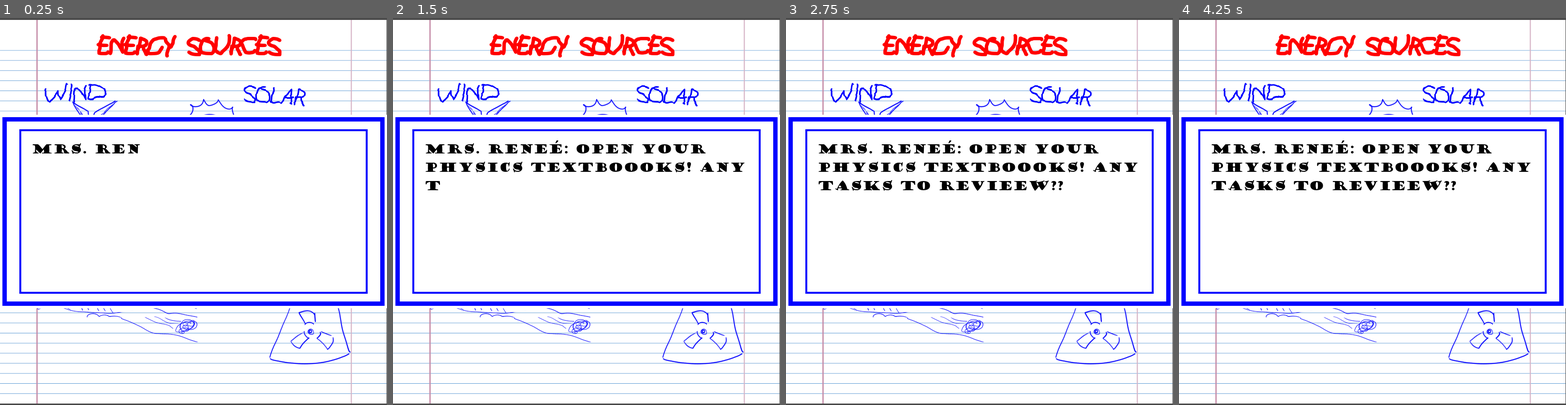
Above: before the commit, frames 1-4 (left to right).
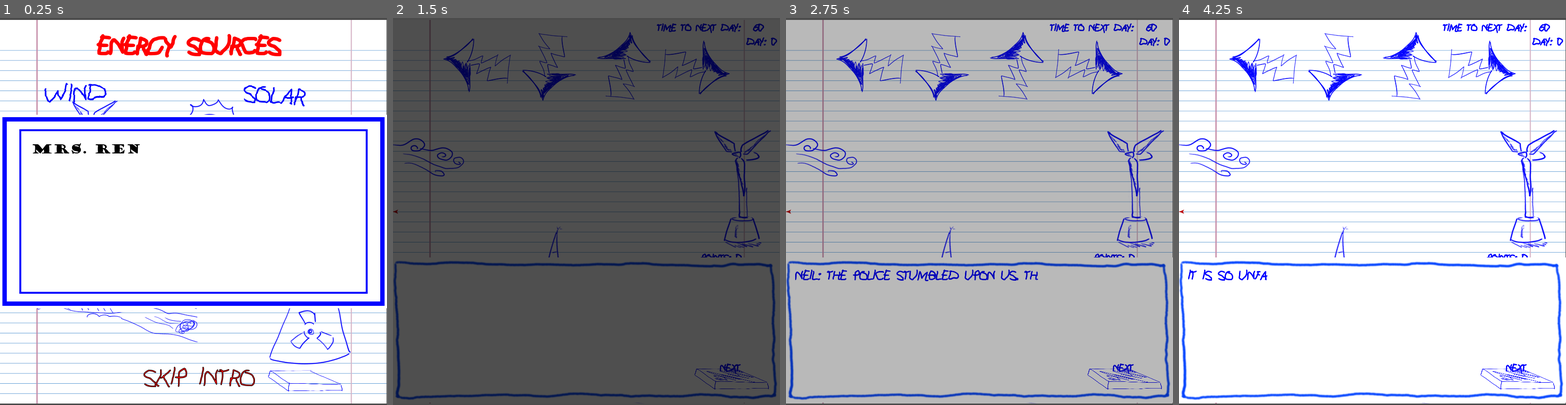
Above: after the commit, the same moments.

Repository: Hackerspace-IFUSP/Gogodot-Jam-2
Game: Godot game, scene res://Scenes/Intro.tscn
The game is run twice, just before and just after one commit, with the same random seed, the same clock (stepped at 60 frames per second) and the same inputs.
Inputs (mouse positions are in pixels of both pictures, inside the frame that each line leads up to):
- Up to frame 1 (0.25 s): no input
- Up to frame 2 (1.5 s): click (694, 377) at 0.5 s, where only the run after the commit has a clickable "Skip intro"; click (725, 374) at 1.25 s, where only the run after the commit has a clickable "Next"
- Up to frame 3 (2.75 s): click (1118, 374) at 2 s, where only the run after the commit has a clickable "Next"
- Up to frame 4 (4.25 s): tap Enter (ui_accept) at 2.75, 3.02, 3.77 s; hold Right (ui_right) 2.78-3.53 s; hold Down (ui_down) from 3.53 s (still down)

The runs differ from the first frame. In frame 1, 0.5% of the frame differs, in the area x 37-89%, y 90-97%; in frame 2, 99%, in the area x 0-100%, y 0-100%; in frame 3, 99%; in frame 4, 19%.

Commit message:
some polish

Diff:
--- a/Scenes/Game.tscn
+++ b/Scenes/Game.tscn
@@ -12,8 +12,10 @@
 [ext_resource path="res://Scenes/Hydroelectric.tscn" type="PackedScene" id=10]
 [ext_resource path="res://Scenes/Reactor.tscn" type="PackedScene" id=11]
 [ext_resource path="res://Scenes/Solar_panel.tscn" type="PackedScene" id=12]
+[ext_resource path="res://music/8bit-Bossa.ogg" type="AudioStream" id=13]
 [ext_resource path="res://Scripts/Diolog.gd" type="Script" id=14]
 [ext_resource path="res://Sprites/Objects/Text_box_kid.png" type="Texture" id=15]
+[ext_resource path="res://music/ping_pong_8bit_beeep.ogg" type="AudioStream" id=16]
 
 [sub_resource type="DynamicFont" id=15]
 size = 24
@@ -435,6 +437,7 @@
 
 [node name="City" parent="FNF" instance=ExtResource( 1 )]
 position = Vector2( 352, 622 )
+frame = 0
 
 [node name="Turbine" parent="FNF" instance=ExtResource( 7 )]
 position = Vector2( 715, 346 )
@@ -457,6 +460,9 @@
 [node name="left_timer" type="Timer" parent="FNF/Notes/Left"]
 wait_time = 0.05
 
+[node name="AudioStreamPlayer" type="AudioStreamPlayer" parent="FNF/Notes/Left"]
+stream = ExtResource( 16 )
+
 [node name="Down" type="Sprite" parent="FNF/Notes"]
 position = Vector2( 325, 100 )
 scale = Vector2( 0.3, 0.3 )
@@ -471,6 +477,10 @@
 
 [node name="down_timer" type="Timer" parent="FNF/Notes/Down"]
 wait_time = 0.05
+
+[node name="AudioStreamPlayer" type="AudioStreamPlayer" parent="FNF/Notes/Down"]
+stream = ExtResource( 16 )
+pitch_scale = 2.0
 
 [node name="Up" type="Sprite" parent="FNF/Notes"]
 position = Vector2( 475, 100 )
@@ -488,6 +498,10 @@
 [node name="up_timer" type="Timer" parent="FNF/Notes/Up"]
 wait_time = 0.05
 
+[node name="AudioStreamPlayer" type="AudioStreamPlayer" parent="FNF/Notes/Up"]
+stream = ExtResource( 16 )
+pitch_scale = 1.25
+
 [node name="Right" type="Sprite" parent="FNF/Notes"]
 position = Vector2( 625, 100 )
 rotation = -1.5708
@@ -505,6 +519,10 @@
 [node name="right_timer" type="Timer" parent="FNF/Notes/Right"]
 wait_time = 0.05
 
+[node name="AudioStreamPlayer" type="AudioStreamPlayer" parent="FNF/Notes/Right"]
+stream = ExtResource( 16 )
+pitch_scale = 1.5
+
 [node name="timers" type="Node" parent="FNF"]
 
 [node name="timer_l" type="Timer" parent="FNF/timers"]
@@ -518,7 +536,7 @@
 [node name="Wind" parent="FNF" instance=ExtResource( 5 )]
 position = Vector2( 77, 286 )
 scale = Vector2( 0.4, 0.4 )
-frame = 0
+frame = 3
 
 [node name="Killzone" type="Area2D" parent="FNF"]
 position = Vector2( -1, 2 )
@@ -875,6 +893,32 @@
 custom_colors/font_color = Color( 0, 0, 1, 1 )
 custom_fonts/font = SubResource( 15 )
 text = "Day: 0"
+__meta__ = {
+"_edit_use_anchors_": false
+}
+
+[node name="TimeLeft2" type="Label" parent="HUD"]
+margin_left = 546.0
+margin_top = 9.0
+margin_right = 719.0
+margin_bottom = 42.0
+custom_colors/font_color = Color( 0, 0, 1, 1 )
+custom_fonts/font = SubResource( 15 )
+text = "time to next day:"
+align = 1
+__meta__ = {
+"_edit_use_anchors_": false
+}
+
+[node name="TimeLeft" type="Label" parent="HUD"]
+margin_left = 669.0
+margin_top = 9.0
+margin_right = 842.0
+margin_bottom = 42.0
+custom_colors/font_color = Color( 0, 0, 1, 1 )
+custom_fonts/font = SubResource( 15 )
+text = "[60]"
+align = 1
 __meta__ = {
 "_edit_use_anchors_": false
 }
@@ -951,6 +995,10 @@
 pause_mode = 2
 anims/RESET = SubResource( 25 )
 anims/event = SubResource( 26 )
+
+[node name="Bkg" type="AudioStreamPlayer" parent="."]
+stream = ExtResource( 13 )
+autoplay = true
 
 [connection signal="area_shape_entered" from="FNF/Notes/Left/area" to="." method="_on_area_area_shape_entered"]
 [connection signal="timeout" from="FNF/Notes/Left/left_timer" to="." method="_on_left_timer_timeout"]
--- a/Scenes/Intro.tscn
+++ b/Scenes/Intro.tscn
@@ -9,6 +9,7 @@
 [ext_resource path="res://Sprites/Objects/reactor0000.png" type="Texture" id=7]
 [ext_resource path="res://Sprites/Objects/sun0000.png" type="Texture" id=8]
 [ext_resource path="res://Dialog_system/fonts/GOUDYSTO.TTF" type="DynamicFontData" id=9]
+[ext_resource path="res://Scenes/Button.tscn" type="PackedScene" id=10]
 
 [sub_resource type="DynamicFont" id=16]
 size = 60
@@ -211,4 +212,23 @@
 anims/RESET = SubResource( 19 )
 anims/event = SubResource( 20 )
 
+[node name="Skip" parent="." instance=ExtResource( 10 )]
+margin_top = 698.0
+margin_bottom = 790.0
+
+[node name="Wind6" type="Label" parent="Skip"]
+margin_left = -295.0
+margin_right = 47.0
+margin_bottom = 100.0
+custom_colors/font_color = Color( 1, 0, 0, 1 )
+custom_colors/font_outline_modulate = Color( 0, 0, 0, 1 )
+custom_fonts/font = SubResource( 16 )
+text = "Skip intro"
+align = 1
+valign = 1
+__meta__ = {
+"_edit_use_anchors_": false
+}
+
 [connection signal="timeout" from="Diolog/Control/dialogue_timer" to="Diolog" method="_on_dialogue_timer_timeout"]
+[connection signal="pressed" from="Skip" to="Diolog" method="_on_Skip_pressed"]
--- a/Scripts/Diolog_intro.gd
+++ b/Scripts/Diolog_intro.gd
@@ -90,3 +90,9 @@
 
 func _on_Next_pressed():
 	button = pressed
+
+
+
+
+func _on_Skip_pressed():
+	get_tree().change_scene("res://Scenes/Game.tscn")
--- a/Scripts/Game.gd
+++ b/Scripts/Game.gd
@@ -3,6 +3,8 @@
 var note = preload("res://Scenes/Note.tscn")
 onready var ok = preload("res://Scenes/Ok.tscn")
 var points = 0
+
+
 
 enum{ready,paused}
 var status = ready
@@ -32,9 +34,17 @@
 	$FNF/timers/timer_u.start()
 	$FNF/timers/timer_r.start()
 ####################
+	$HUD/TimeLeft.text = str(int($FNF/ready_timer.time_left) + 1)
+
 
 
 func _process(delta):
+
+################# timer
+	$HUD/TimeLeft.text = str(int($FNF/ready_timer.time_left) + 1)
+
+
+
 
 ####FNF Process####
 
@@ -52,6 +62,7 @@
 		$FNF/Notes/Left/area/shape.disabled = false
 		$FNF/Notes/Left/left_timer.start()
 		$FNF/Notes/Left.scale += Vector2(.1,.1)
+		$FNF/Notes/Left/AudioStreamPlayer.play()
 		points -= 5
 	if $FNF/Notes/Left.scale != Vector2(.3,.3):
 		$FNF/Notes/Left.scale -= Vector2(.01,.01)
@@ -62,6 +73,7 @@
 		$FNF/Notes/Down/area/shape.disabled = false
 		$FNF/Notes/Down/down_timer.start()
 		$FNF/Notes/Down.scale += Vector2(.1,.1)
+		$FNF/Notes/Down/AudioStreamPlayer.play()
 		points -= 5
 	if $FNF/Notes/Down.scale != Vector2(.3,.3):
 		$FNF/Notes/Down.scale -= Vector2(.01,.01)
@@ -72,6 +84,7 @@
 		$FNF/Notes/Up/area/shape.disabled = false
 		$FNF/Notes/Up/up_timer.start()
 		$FNF/Notes/Up.scale += Vector2(.1,.1)
+		$FNF/Notes/Up/AudioStreamPlayer.play()
 		points -= 5
 	if $FNF/Notes/Up.scale != Vector2(.3,.3):
 		$FNF/Notes/Up.scale -= Vector2(.01,.01)
@@ -82,6 +95,7 @@
 		$FNF/Notes/Right/area/shape.disabled = false
 		$FNF/Notes/Right/right_timer.start()
 		$FNF/Notes/Right.scale += Vector2(.1,.1)
+		$FNF/Notes/Right/AudioStreamPlayer.play()
 		points -= 5
 	if $FNF/Notes/Right.scale != Vector2(.3,.3):
 		$FNF/Notes/Right.scale -= Vector2(.01,.01)
@@ -98,7 +112,7 @@
 
 func _on_area_area_shape_entered(area_rid, area, area_shape_index, local_shape_index):
 	if area.is_in_group("note"):
-		points += 10
+		points += 15
 		var correct = ok.instance()
 		correct.global_position = area.global_position
 		add_child(correct)
@@ -191,6 +205,7 @@
 		nt.global_position = Vector2(175,880)
 		nt.key = nt.left_key
 		nt.rotation_degrees = 90
+
 		add_child(nt)
 		if level == level_1:
 			$FNF/timers/timer_l.wait_time = rand_range(2,3.5)
@@ -281,5 +296,6 @@
 	$Next_day/transition.play("event")
 	$Next_day/Report/Total.text = str("Total: ", coin)
 	$Menu/Money.text = str("Cashcoin: ", coin)
-
-####################
+	$FNF/Notes.modulate = Color(1,1,1,0)
+
+####################
Not shown: 1 places in Scenes/Game.tscn that only renumber resources
Not shown: 1 places in Scenes/Intro.tscn that only renumber resources
Not shown, removed: html/index.apple-touch-icon.png.import
Not shown, removed: html/index.icon.png.import
Not shown, removed: html/index.png.import
Not shown, added: music/8bit-Bossa.ogg.import
Not shown, added: music/ping_pong_8bit_beeep.ogg.import
Not shown, changed: html/html.zip
Not shown, changed: html/index.html
Not shown, changed: html/index.pck
Not shown, added: music/8bit-Bossa.ogg
Not shown, added: music/ping_pong_8bit_beeep.ogg
